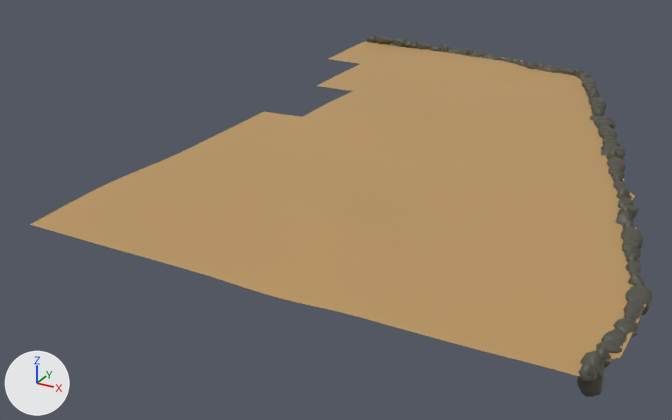
Renders of the FBX model Orisha-Unity/Assets/Graph/Environment/Islands/main_island/ground_06.fbx from each side of a commit.
Before and after are seen from a 50 mm camera at (419.0, -162.0, 230.0) aimed at (110.0, 400.0, -51.0). Every picture has the same lights, and +X, +Y and +Z are marked at lower left. Where no turn or scale is listed for an object, it has been applied to the vertices. Vertices at the same position are counted once.

Names of what the first picture shows: 'polySurface_ground_06'.
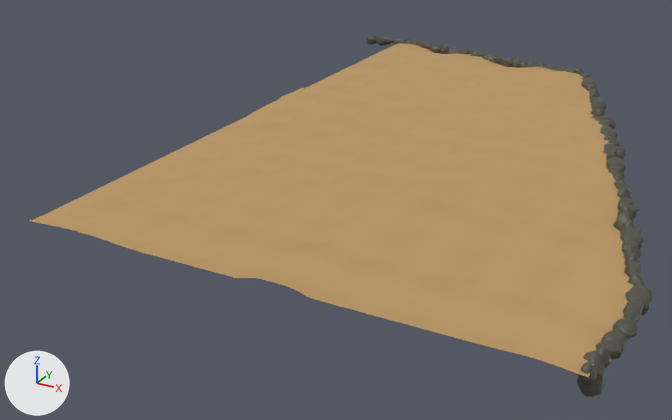
Pixel boxes (x1, y1, x2, y2) of what changed, in the pictures (672 x 420 px):
part 1 of me_mesh, rebuilt (11% wider, 49% taller)
    before: (30, 111, 575, 336)
    after: (30, 43, 634, 378)
part 2 of me_mesh, deleted
    before: (426, 164, 646, 376)
part 3 of me_mesh, cut back
    before: (328, 41, 598, 129)

What the commit changed:
me_mesh is used by ob_polysurface_ground_06; location (0.0, 0.0, 0.0).
me_mesh had 10260 vertices, 18939 faces and spanned x -23.0..360.0, y 194.0..717.0, z -20.0..6.0.
me_mesh now has 12982 vertices, 21693 faces and spans x -23.0..360.0, y 193.0..717.0, z -20.0..7.0.
me_mesh part 1: the loose piece of 504 vertices spanning x 14.0..272.0, y 194.0..452.0, z -5.0..0.0 is rebuilt with 3855 vertices and now spans x 15.0..356.0, y 193.0..712.0, z -8.0..7.0.
me_mesh part 2: the loose piece of 138 vertices spanning x 272.0..358.0, y 194.0..452.0, z -3.0..-1.0 is deleted.
Part 3, on me_mesh:
266 vertices are removed from x -23.0..272.0, y 538.0..710.0, z -3.0..2.0.
230 faces are deleted.
1 vertex moves within x 260.0, y 575.0, z -3.0.
9 new faces join them, mat_mat_rocks (dark grey #525146).
